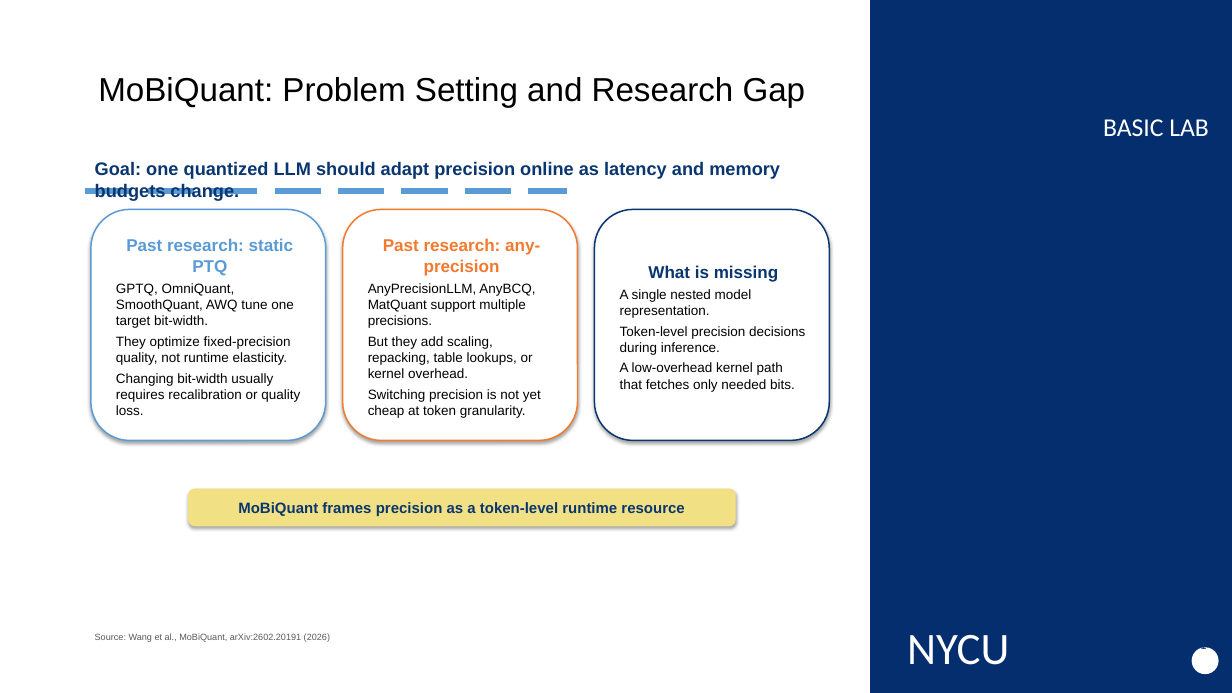
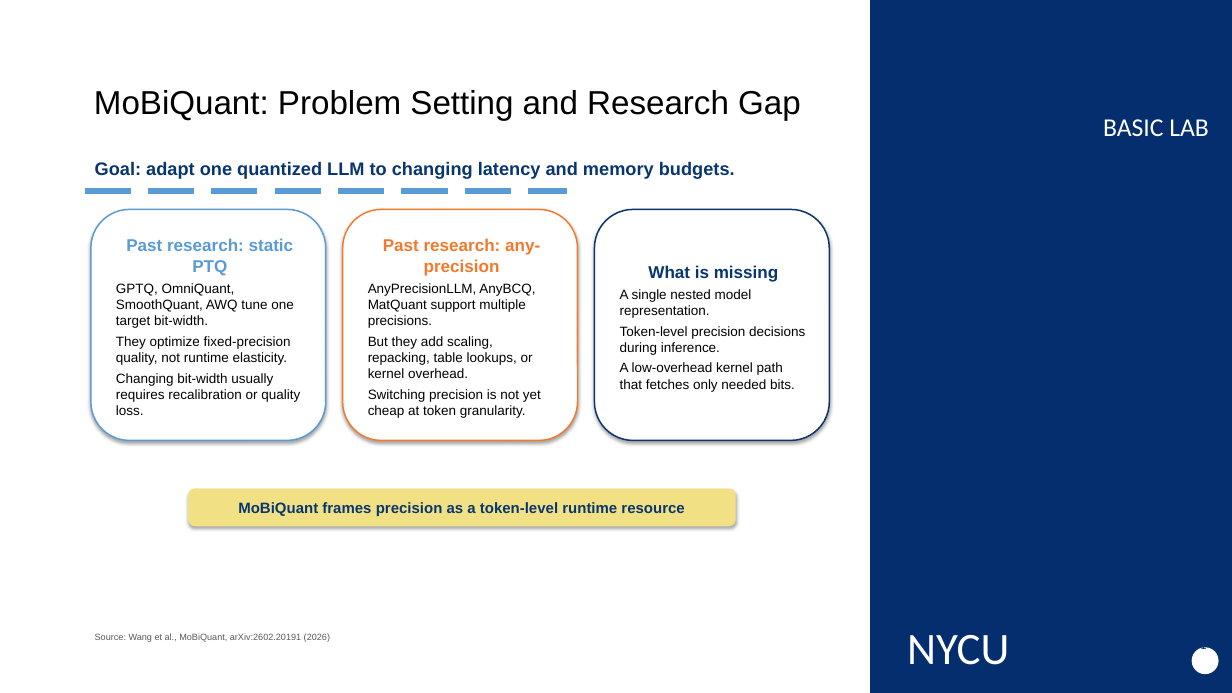
Before and after one commit to weige15/mixed_precision, a slide deck: slide 1 of mobiquant_deck/mobiquant_summary.pptx. Drawn at 1232x693 pixels with LibreOffice and Linux fonts; fonts in the diff are those of the drawing; background and template pictures are left out. Boxes give left, top, right and bottom in pixels: in the first picture for what was removed or moved away, otherwise in the second. Text is boxed around its words. In the diff, an @@ line names an element or a change of style, - is before the commit and + after.

```diff
--- a/mobiquant_deck/mobiquant_summary.pptx
+++ b/mobiquant_deck/mobiquant_summary.pptx
@@ title "MoBiQuant: Problem Setting and Research ...": place and size @@
-title "MoBiQuant: Problem Setting and Research ..." at (98,77,806,108)
+title "MoBiQuant: Problem Setting and Research ..." at (94,90,801,121)
@@ title "MoBiQuant: Problem Setting and Research ..." at (94,90,801,121): line spacing 1 to 0.9; vertical alignment top to middle @@
@@ text at (95,161,735,179): text changed @@
-Goal: one quantized LLM should adapt precision online as latency and memory budgets change.
+Goal: adapt one quantized LLM to changing latency and memory budgets.
```
Also in this commit, not shown: 3 other slides changed, 22 other files.
